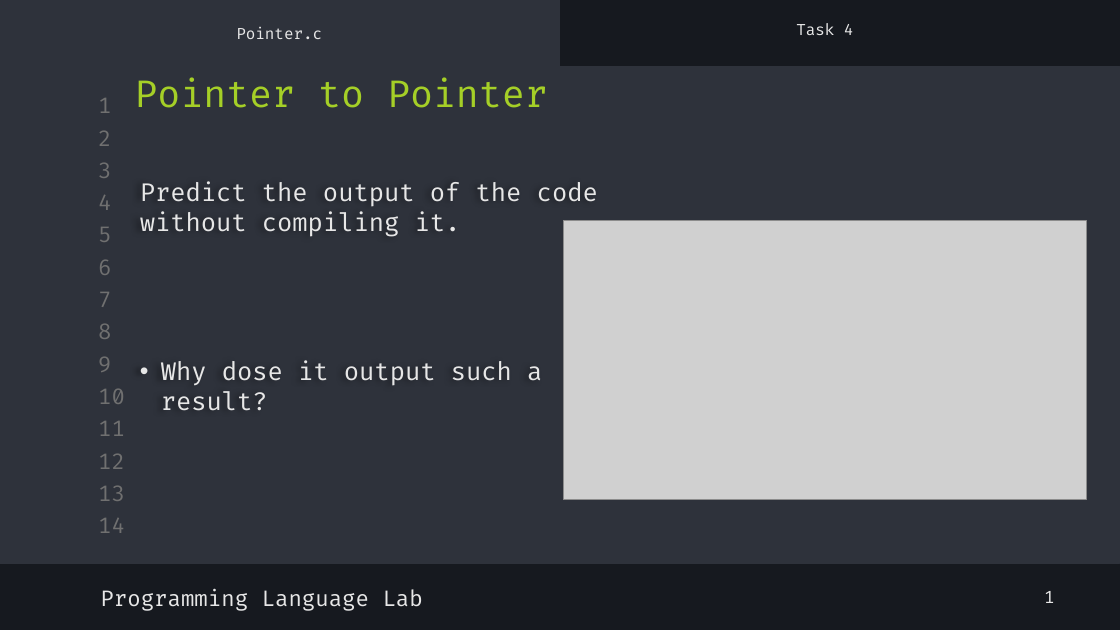
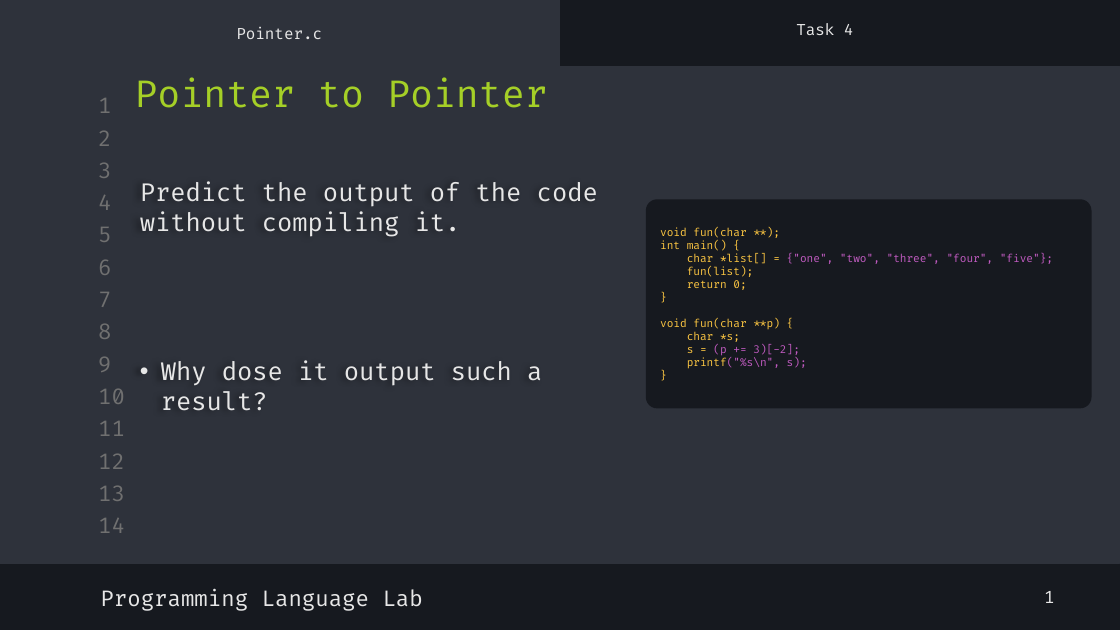
Before and after one commit to shayan-naghizadeh/C-Lab-AUT, a slide deck: slide 9 of slides/8.Pointer_1/Pointer_1.pptx. Drawn at 1120x630 pixels with LibreOffice and Linux fonts; fonts in the diff are those of the drawing; grey boxes stand for pictures. Boxes give left, top, right and bottom in pixels: in the first picture for what was removed or moved away, otherwise in the second. Text is boxed around its words. In the diff, an @@ line names an element or a change of style, - is before the commit and + after.

```diff
--- a/slides/8.Pointer_1/Pointer_1.pptx
+++ b/slides/8.Pointer_1/Pointer_1.pptx
@@ rounded rectangle added at <box>646,199,1092,409</box>, fill #16191F, 7 pt, text #FCC642 @@
+void fun(char **);
+int main() {
+char *list[] = {"one", "two", "three", "four", "five"};
+fun(list);
+return 0;
+}
+void fun(char **p) {
+char *s;
+s = (p += 3)[-2];
+printf("%s\n", s);
+}
@@ picture removed at <box>563,221,1088,500</box> @@
```
Also in this commit, not shown: 3 other slides changed.
